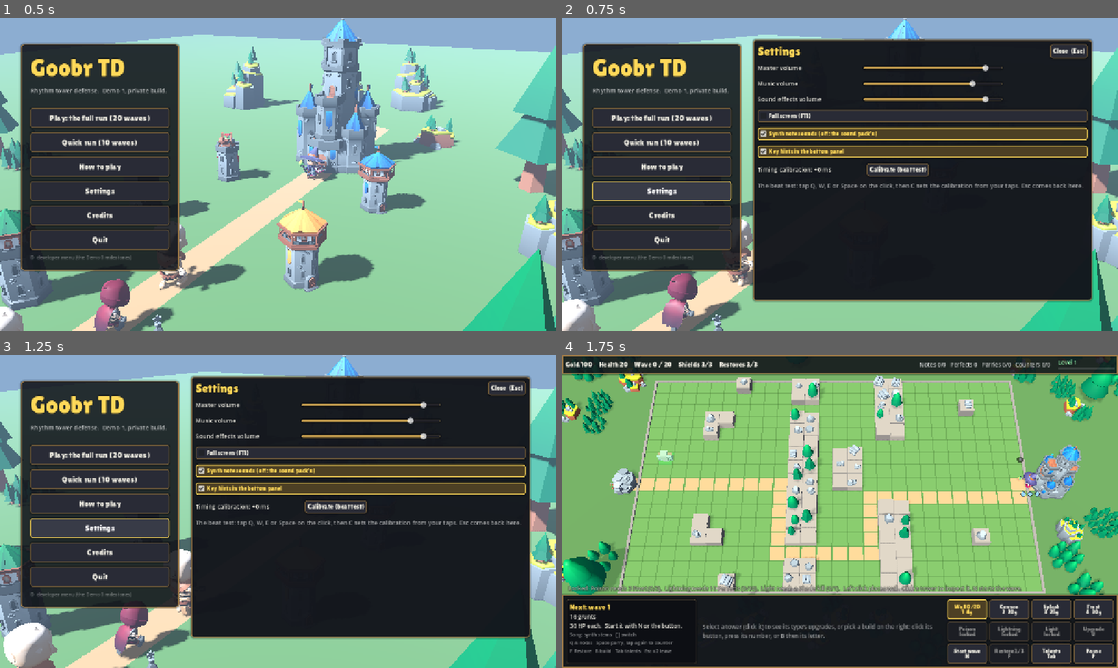
Above: before the commit, frames 1-4 (two rows, left to right).
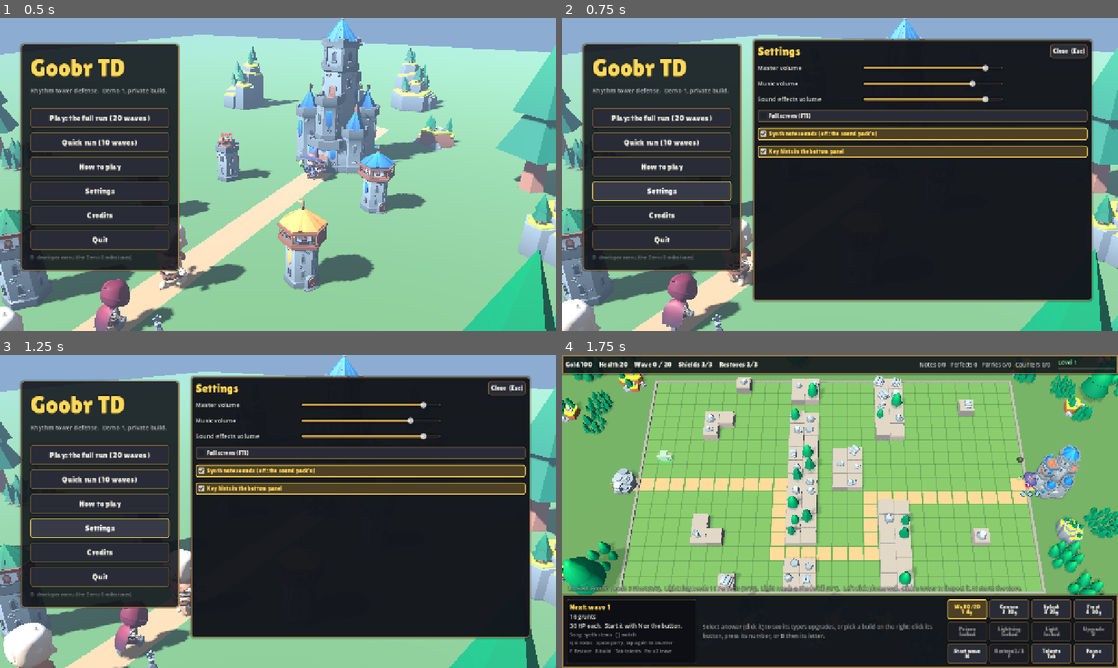
Above: after the commit, the same moments.

Repository: jaredmichaelbench/Goobr-td
Game: Godot game, scene res://menu.tscn
Same seed, same stepped clock (60 frames per second), same inputs: the game is played once before the commit and once after it.
Inputs:
- Up to frame 1 (0.5 s): no input
- Up to frame 2 (0.75 s): click "Settings" at 0.5 s
- Up to frame 3 (1.25 s): no input
- Up to frame 4 (1.75 s): click "Play: the full run (20 waves)" at 1.25 s

Frame 1 is identical in both runs. In frame 2, 0.9% of the frame differs, in the area x 35-94%, y 46-55%; in frame 3, 0.9%; in frame 4, nothing differs.

Commit message:
Demo calibration fixed at Jared's 46 ms, setting hidden
Co-Authored-By: Claude Opus 5.5 (1M context) <noreply@anthropic.com>
Claude-Session: https://claude.ai/code/session_014FJcEMqBfcDaJDhw6NG1hH

Diff:
--- a/game/scripts/timing.gd
+++ b/game/scripts/timing.gd
@@ -6,6 +6,11 @@
 const GOOD_MS := 90.0
 const PARRY_GOOD_MS := 110.0  # Parries (elite pulses, boss bolts) are a touch wider than notes.
 const SETTINGS_PATH := "user://settings.cfg"
+## Demo 1 (Jared, 2026-10-26): calibration is fixed at Jared's Mac Studio value,
+## not something testers set. The beat test (dev menu, key 1) still measures and
+## saves, but nothing reads the saved value while this is on.
+const FIXED_CALIBRATION := true
+const DEMO_CALIBRATION_MS := 46.0  # Jared's M1 measurement (M1-results: taps +45.8 ms late).
 
 
 static func grade(offset_ms: float) -> String:
@@ -27,6 +32,8 @@
 
 
 static func load_calibration_ms() -> float:
+	if FIXED_CALIBRATION:
+		return DEMO_CALIBRATION_MS
 	var cfg := ConfigFile.new()
 	if cfg.load(SETTINGS_PATH) == OK:
 		return cfg.get_value("timing", "calibration_ms", 0.0)
--- a/game/scripts/title.gd
+++ b/game/scripts/title.gd
@@ -266,23 +266,20 @@
 		var key: String = s[1]
 		c.toggled.connect(func(on): Prefs.set_value(key, on))
 		overlay_body.add_child(c)
-	var row := HBoxContainer.new()
-	row.add_theme_constant_override("separation", 12)
-	calib_label = Label.new()
-	calib_label.text = "Timing calibration: %+.0f ms" % Timing.load_calibration_ms()
-	calib_label.custom_minimum_size = Vector2(240, 0)
-	row.add_child(calib_label)
-	var cal := Button.new()
-	cal.text = "Calibrate (beat test)"
-	cal.pressed.connect(func(): get_tree().change_scene_to_file("res://m1_beat_test.tscn"))
-	row.add_child(cal)
-	overlay_body.add_child(row)
-	var note := Label.new()
-	note.text = "The beat test: tap Q, W, E or Space on the click, then C sets the calibration from your taps. Esc comes back here."
-	note.autowrap_mode = TextServer.AUTOWRAP_WORD_SMART
-	note.custom_minimum_size = Vector2(700, 0)
-	note.add_theme_color_override("font_color", Color(1, 1, 1, 0.6))
-	overlay_body.add_child(note)
+	# Calibration is fixed for the demo (Timing.FIXED_CALIBRATION); the setting
+	# comes back only when the constant is turned off.
+	if not Timing.FIXED_CALIBRATION:
+		var row := HBoxContainer.new()
+		row.add_theme_constant_override("separation", 12)
+		calib_label = Label.new()
+		calib_label.text = "Timing calibration: %+.0f ms" % Timing.load_calibration_ms()
+		calib_label.custom_minimum_size = Vector2(240, 0)
+		row.add_child(calib_label)
+		var cal := Button.new()
+		cal.text = "Calibrate (beat test)"
+		cal.pressed.connect(func(): get_tree().change_scene_to_file("res://m1_beat_test.tscn"))
+		row.add_child(cal)
+		overlay_body.add_child(row)
 
 
 func _start_music() -> void:
Not shown, changed: game/README.md
